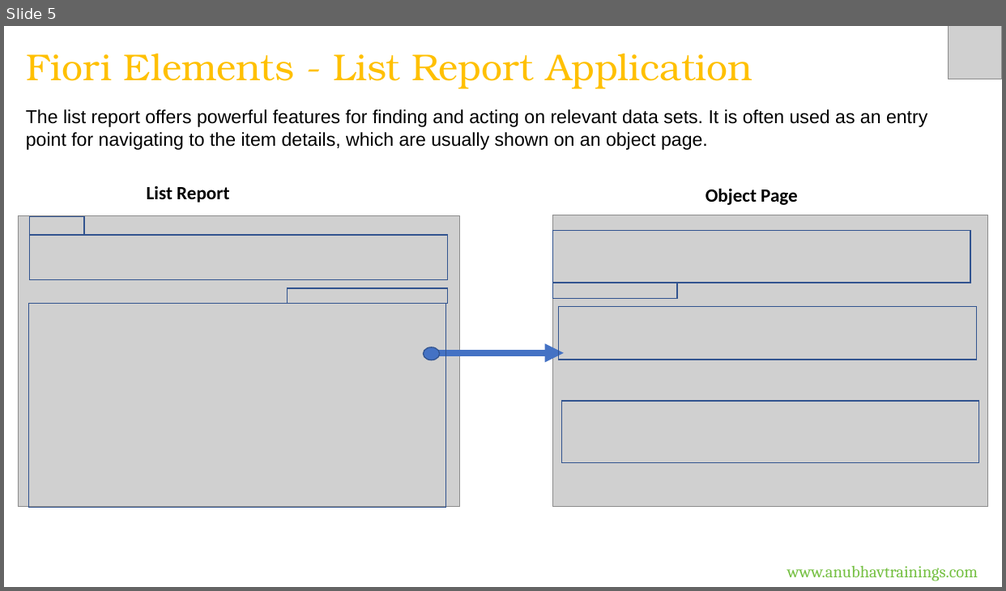
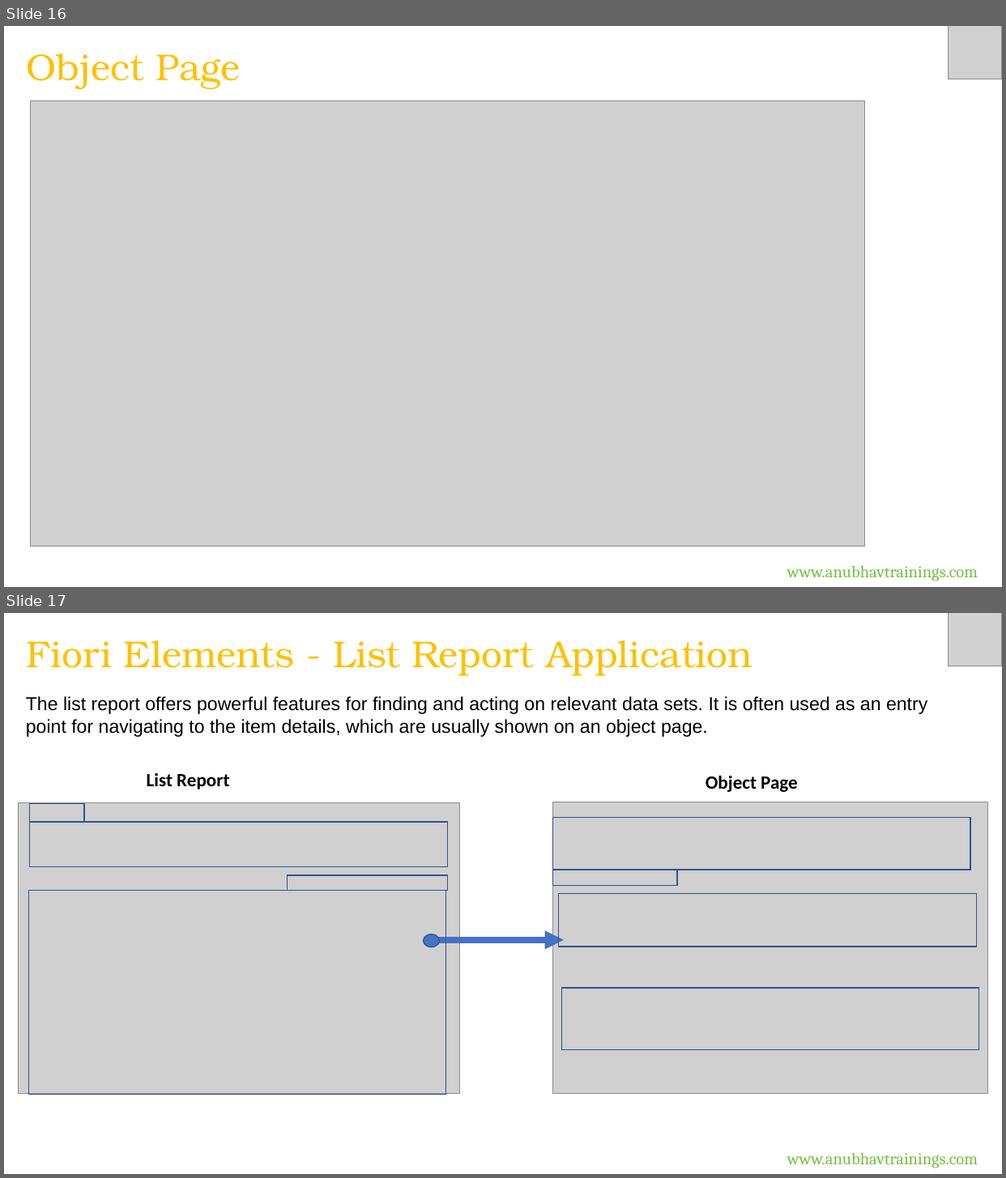
Before and after one commit to soyuztechnologies/RAP_Training_Applied_Materials, a slide deck: Day 6/DAY-6.pptx. Shown one above the other, each under a label of ours: slide 5 before the commit, slides 16 and 17 after it. The pictures are 1006x591 and 1006x1178 pixels, drawn with LibreOffice and Linux fonts; fonts in the diff are those of the drawing; grey boxes stand for pictures. Boxes give left, top, right and bottom in pixels: in the first picture for what was removed or moved away, otherwise in the second. Text is boxed around its words. In the diff, an @@ line names an element or a change of style, - is before the commit and + after.

```diff
--- a/Day 6/DAY-6.pptx
+++ b/Day 6/DAY-6.pptx
@@ slide 16 added at (x1=4, y1=26, x2=1002, y2=587), background #FFFFFF @@
@@ picture added at (x1=948, y1=26, x2=1002, y2=79) @@
@@ text added at (x1=27, y1=54, x2=241, y2=89), 36 pt, text #FFC000 @@
+Object Page
@@ picture added at (x1=30, y1=101, x2=865, y2=547) @@
@@ text added at (x1=787, y1=566, x2=978, y2=582), 16 pt, text #75C042 @@
+www.anubhavtrainings.com
@@ what was slide 5 is now slide 17 @@
```
Also in this commit, not shown: 1 slide changed, 11 other slides added, 4 other files.
